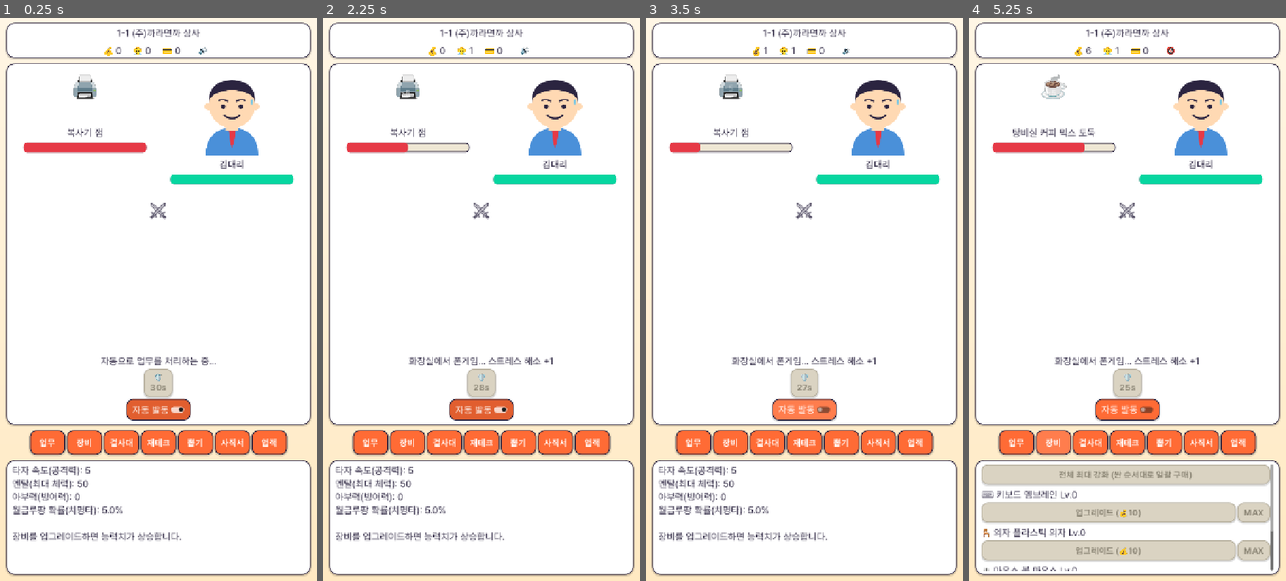
Above: before the commit, frames 1-4 (left to right).
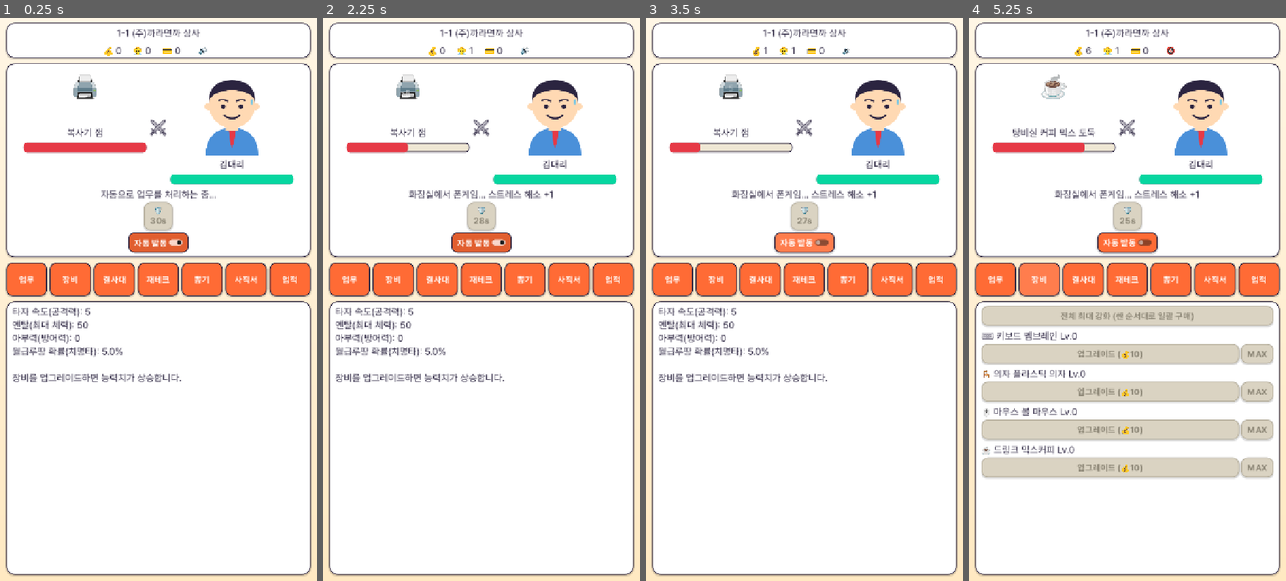
Above: after the commit, the same moments.

Repository: InjunKang/resignation-clicker
Game: Godot game, scene res://scenes/Main.tscn
The game is run twice, just before and just after one commit, with the same random seed, the same clock (stepped at 60 frames per second) and the same inputs.
Inputs (mouse positions are in pixels of both pictures, inside the frame that each line leads up to; where the layout moved, square brackets give the same spot in the first picture):
- Up to frame 1 (0.25 s): no input
- Up to frame 2 (2.25 s): click "🔊" at 0.5 s; click "🔇" at 1.25 s; click (481, 124) [481, 209] at 2 s
- Up to frame 3 (3.5 s): click "자동 발동" at 2.75 s
- Up to frame 4 (5.25 s): click "🔊" at 3.5 s; click "업무" at 4.25 s; click "장비" at 5 s

The runs differ from the first frame. In frame 1, 20% of the frame differs, in the area x 1-99%, y 18-93%; in frame 2, 20%; in frame 3, 20%; in frame 4, 38%, in the area x 1-99%, y 18-99%.

Commit message:
Fix wasted middle space, tiny tab bar, and vanishing auto-toggle
Three issues reported after the visual overhaul:

- Huge empty gap in the middle of the battle card: battle_card was
  set to SIZE_EXPAND_FILL so it soaked up all leftover vertical space
  even though its actual content only needs ~420px. Swapped the
  expand flag onto the tab-content card instead, which also fixes the
  panels needing to scroll for content that now mostly fits on screen.
- Bottom tab bar felt small: row height 56 -> 76, buttons now
  SIZE_EXPAND_FILL to use the full row width/height evenly instead of
  a fixed 80px box.
- "자동 발동" toggle button randomly went invisible (background and
  text both vanished) specifically in its "on" state: CheckButton is a
  distinct theme lookup type from Button in Godot 4 (same class of bug
  as the earlier Panel/PanelContainer mismatch), so it was falling back
  to the engine's default styling for pressed/hover_pressed states,
  which has no visible chrome against this theme. Explicitly themed
  "CheckButton" the same as "Button".

Verified via headless run/export, a repeated-click Playwright test that
reproduced the toggle disappearing on the 4th click pre-fix and stayed
visible across 8 clicks post-fix, and a full 7-tab pass: 0 console
errors, panels now mostly fit without scrolling.

Co-Authored-By: Claude Sonnet 5 <noreply@anthropic.com>

Diff:
--- a/scripts/main.gd
+++ b/scripts/main.gd
@@ -29,7 +29,6 @@
 	top_card.add_child(top_bar)
 
 	var battle_card := PanelContainer.new()
-	battle_card.size_flags_vertical = Control.SIZE_EXPAND_FILL
 	layout.add_child(battle_card)
 	var battle_view := BattleView.new()
 	battle_card.add_child(battle_view)
@@ -39,6 +38,7 @@
 
 	var panel_card := PanelContainer.new()
 	panel_card.custom_minimum_size = Vector2(0, 260)
+	panel_card.size_flags_vertical = Control.SIZE_EXPAND_FILL
 	layout.add_child(panel_card)
 	panel_host = Control.new()
 	panel_card.add_child(panel_host)
--- a/scripts/tab_menu.gd
+++ b/scripts/tab_menu.gd
@@ -1,14 +1,14 @@
 class_name TabMenu
 extends Control
-## 하단 탭 메뉴: 업무/장비/결사대(잠금)/재테크(잠금)/뽑기(잠금)
+## 하단 탭 메뉴: 업무/장비/결사대/재테크/뽑기/사직서/업적
 
 signal tab_selected(id: String)
 
 func _ready() -> void:
-	custom_minimum_size = Vector2(0, 56)
+	custom_minimum_size = Vector2(0, 76)
 	var hbox := HBoxContainer.new()
 	hbox.set_anchors_and_offsets_preset(Control.PRESET_FULL_RECT)
-	hbox.alignment = BoxContainer.ALIGNMENT_CENTER
+	hbox.add_theme_constant_override("separation", 6)
 	add_child(hbox)
 
 	var tabs := [
@@ -23,6 +23,7 @@
 	for tab in tabs:
 		var btn := Button.new()
 		btn.text = tab["label"]
-		btn.custom_minimum_size = Vector2(80, 0)
+		btn.size_flags_horizontal = Control.SIZE_EXPAND_FILL
+		btn.clip_text = true
 		btn.pressed.connect(func() -> void: Sfx.play_click(); tab_selected.emit(tab["id"]))
 		hbox.add_child(btn)
--- a/scripts/util/ui_theme.gd
+++ b/scripts/util/ui_theme.gd
@@ -57,6 +57,22 @@
 	theme.set_color("font_focus_color", "Button", Color.WHITE)
 	theme.set_color("font_disabled_color", "Button", Color("#8A8474"))
 
+	# --- CheckButton (자동 발동 토글 — Button과 별도 테마 타입이라 켜짐 상태에서
+	# 배경/글자색이 엔진 기본값(투명/저대비)으로 빠져 안 보이던 버그가 있었음) ---
+	theme.set_stylebox("normal", "CheckButton", btn_normal)
+	theme.set_stylebox("hover", "CheckButton", btn_hover)
+	theme.set_stylebox("pressed", "CheckButton", btn_pressed)
+	theme.set_stylebox("hover_pressed", "CheckButton", btn_pressed)
+	theme.set_stylebox("disabled", "CheckButton", btn_disabled)
+	theme.set_font("font", "CheckButton", bold_font)
+	theme.set_font_size("font_size", "CheckButton", BUTTON_FONT_SIZE)
+	theme.set_color("font_color", "CheckButton", Color.WHITE)
+	theme.set_color("font_hover_color", "CheckButton", Color.WHITE)
+	theme.set_color("font_pressed_color", "CheckButton", Color.WHITE)
+	theme.set_color("font_hover_pressed_color", "CheckButton", Color.WHITE)
+	theme.set_color("font_focus_color", "CheckButton", Color.WHITE)
+	theme.set_color("font_disabled_color", "CheckButton", Color("#8A8474"))
+
 	# --- Panel / PanelContainer (card containers, 서로 다른 테마 타입이라 둘 다 설정) ---
 	theme.set_stylebox("panel", "Panel", _flat_style(COLOR_PANEL, 18, 2))
 	theme.set_stylebox("panel", "PanelContainer", _flat_style(COLOR_PANEL, 18, 2))
